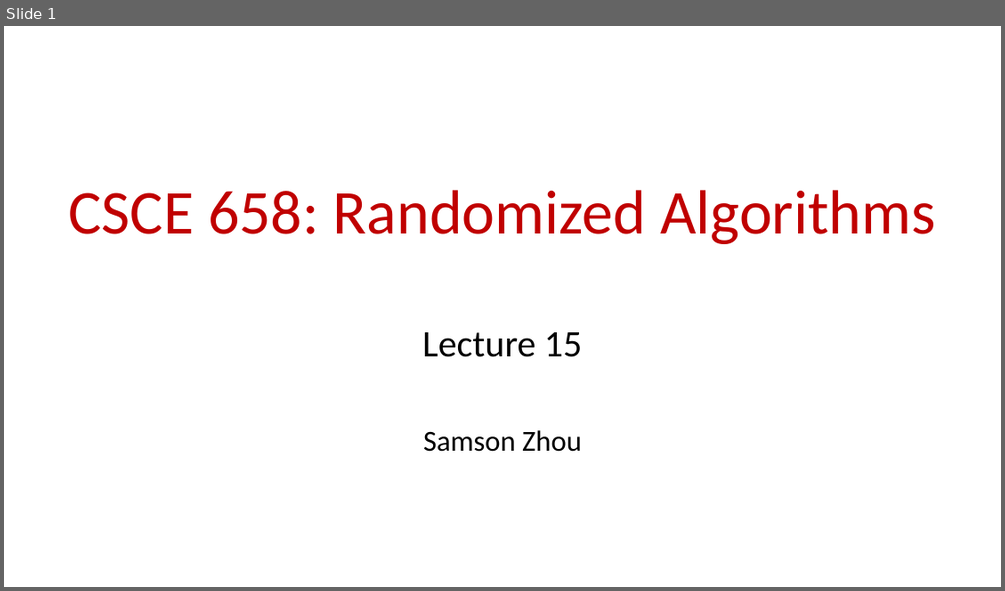
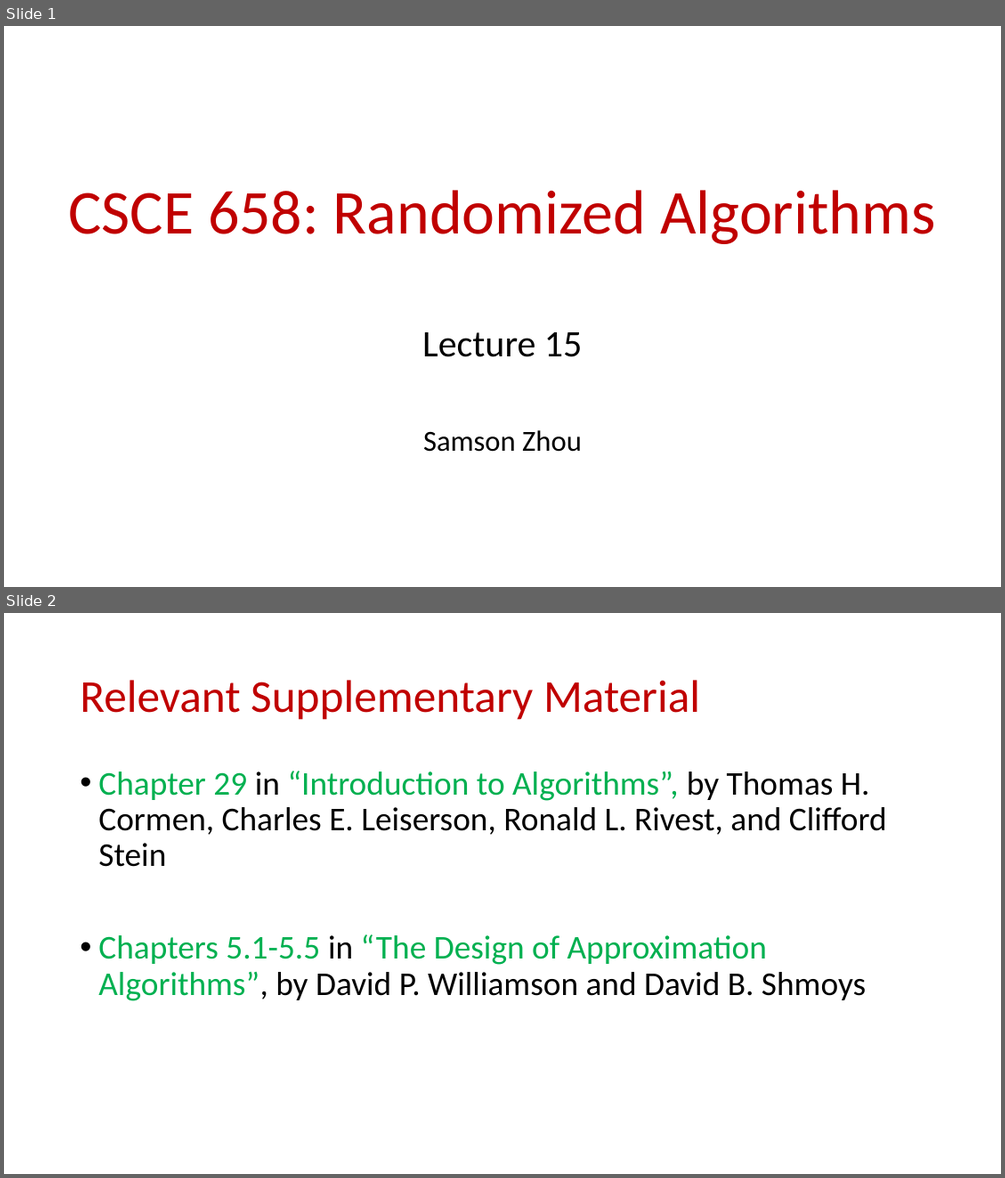
Before and after one commit to samsonzhou/samsonzhou.github.io, a slide deck: CSCE658-S24/L15.pptx. Shown one above the other, each under a label of ours: slide 1 before the commit, slides 1 and 2 after it. The pictures are 1005x591 and 1005x1178 pixels, drawn with LibreOffice and Linux fonts; fonts in the diff are those of the drawing. Boxes give left, top, right and bottom in pixels: in the first picture for what was removed or moved away, otherwise in the second. Text is boxed around its words. In the diff, an @@ line names an element or a change of style, - is before the commit and + after.

```diff
--- a/CSCE658-S24/L15.pptx
+++ b/CSCE658-S24/L15.pptx
@@ slide 2 added at [4, 613, 1001, 1174], background #FFFFFF @@
@@ title added at [80, 680, 700, 720], 44 pt, text #C00000 @@
+Relevant Supplementary Material
@@ text added at [98, 771, 887, 1001], 32 pt, text #000000 @@
+• Chapter 29 in “Introduction to Algorithms”, by Thomas H. Cormen, Charles E. Leiserson, Ronald L. Rivest, and Clifford Stein
+• Chapters 5.1-5.5 in “The Design of Approximation Algorithms”, by David P. Williamson and David B. Shmoys
```
